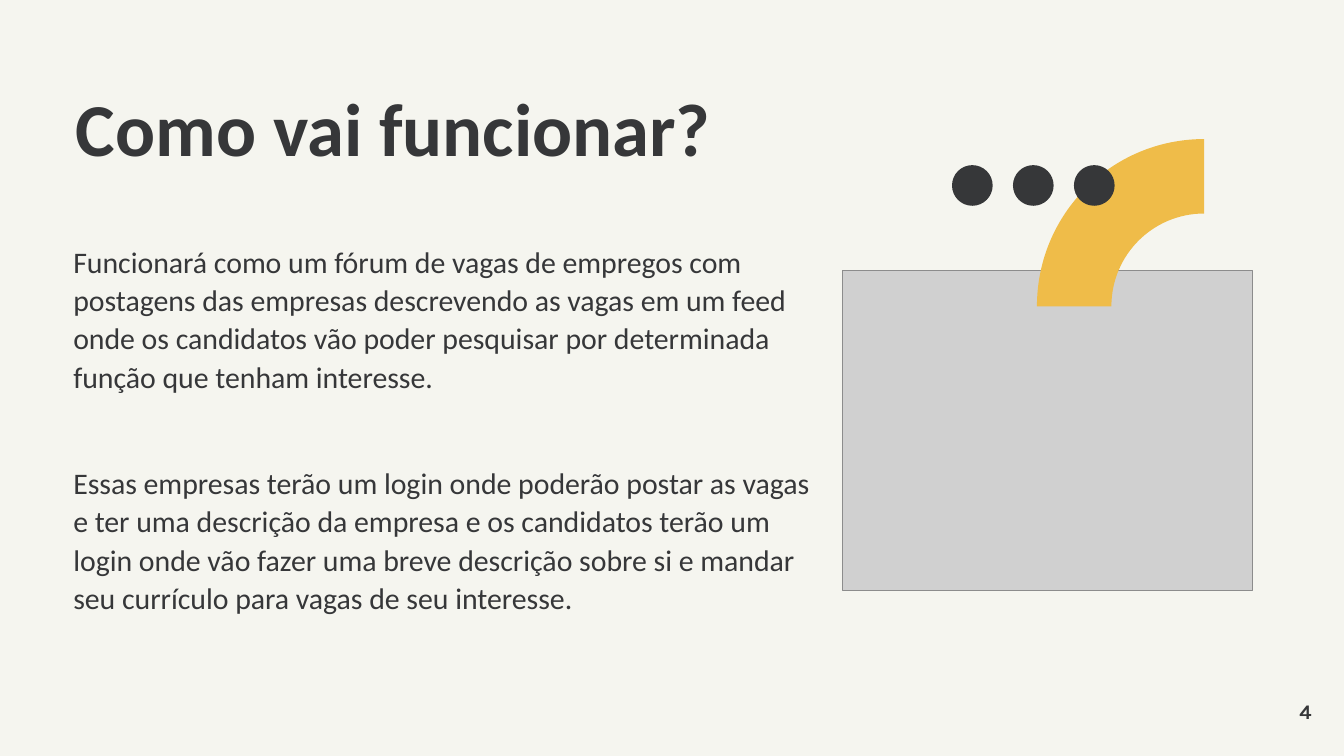
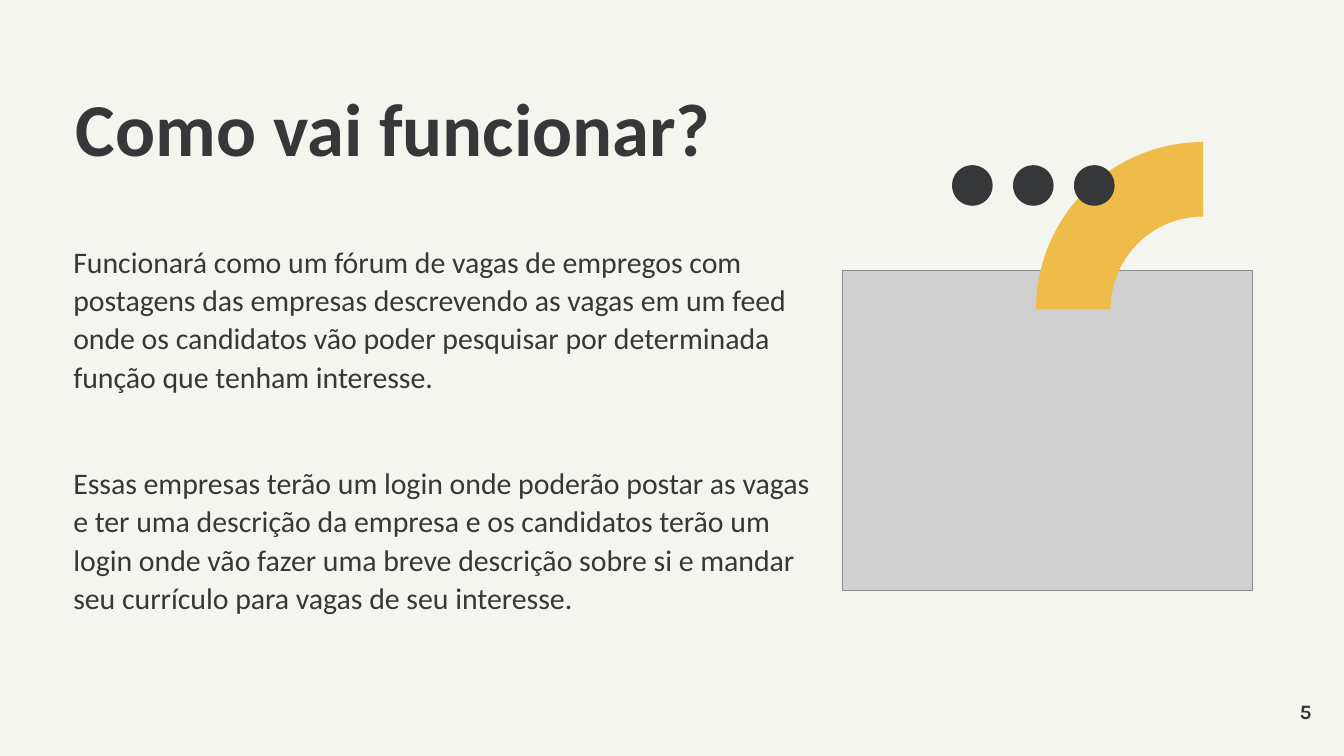
Before and after one commit to fernandoiezzi/projeto_integrador_final, a slide deck: slide 5 of apresentação.pptx (slide 4 before the commit). Drawn at 1344x756 pixels with LibreOffice and Linux fonts; fonts in the diff are those of the drawing; grey boxes stand for pictures. Boxes give left, top, right and bottom in pixels: in the first picture for what was removed or moved away, otherwise in the second. Text is boxed around its words. In the diff, an @@ line names an element or a change of style, - is before the commit and + after.

```diff
--- a/apresentação.pptx
+++ b/apresentação.pptx
@@ freeform shape: place and size @@
-freeform shape at box(1038, 138, 1204, 305)
+freeform shape at box(1036, 142, 1203, 309)
@@ page number at box(1300, 705, 1312, 720): text changed @@
-4
+5
```
Also in this commit, not shown: 1 slide added.
